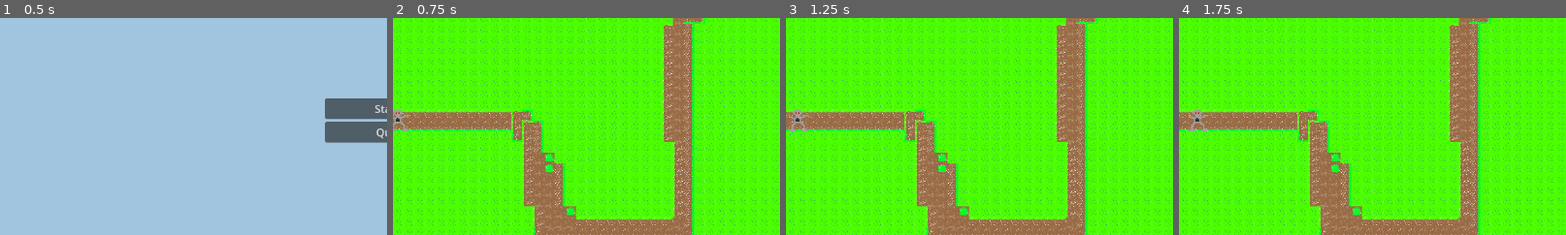
Above: before the commit, frames 1-4 (left to right).
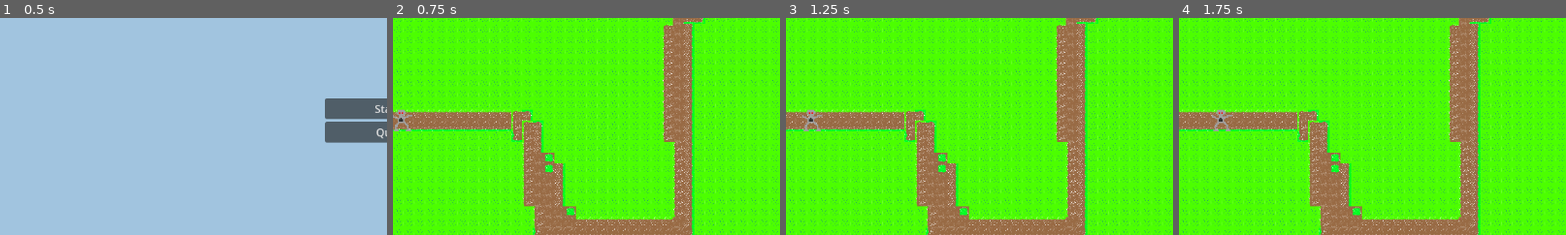
Above: after the commit, the same moments.

Repository: leNiggo/10STowerDefens
Game: Godot game, scene res://Scenes/MainMenu/MainMenu.tscn
Two runs of this game, one before a commit and one after it. Both use one fixed random seed, a clock stepped at 60 frames per second and the inputs below.
Inputs:
- Up to frame 1 (0.5 s): no input
- Up to frame 2 (0.75 s): click "Start" at 0.5 s
- Up to frame 3 (1.25 s): no input
- Up to frame 4 (1.75 s): tap Enter at 1.25 s
The pictures show only the part of the screen within x 0-50%, y 26-76%; the shares and areas given below are measured in that part.

Frame 1 is identical in both runs. In frame 2, 0.3% of the frame differs, in the area x 0-6%, y 41-53%; in frame 3, 0.4%; in frame 4, 0.5%, in the area x 2-14%, y 41-53%.

Commit message:
🐛 Fix enemy movement and add comment

Diff:
--- a/Scenes/Enemy/Enemy.gd
+++ b/Scenes/Enemy/Enemy.gd
@@ -3,7 +3,7 @@
 
 @export_range(0, 100) var live: int = 50;
 @export_range(0, 1000) var damage: int = 50;
-@export_range(0, 100) var speed: int = 20;
+@export_range(0, 100) var speed: int = 50;
 
 # Called when the node enters the scene tree for the first time.
 func _ready():
@@ -12,5 +12,5 @@
 
 # Called every frame. 'delta' is the elapsed time since the previous frame.
 func _physics_process(_delta):
-	h_offset += _delta * speed
+	progress += _delta * speed
 	pass
--- a/Scenes/GameScene/GameScene.gd
+++ b/Scenes/GameScene/GameScene.gd
@@ -3,7 +3,7 @@
 var map_node: Node2D
 # Called when the node enters the scene tree for the first time.
 func _ready():
-	map_node = get_node("/root/LevelOne")
+	map_node = get_node("/root/LevelOne") # Replace this with an variable so it can be used to multiple maps
 	spawn_enemy()
 	pass # Replace with function body.
 
